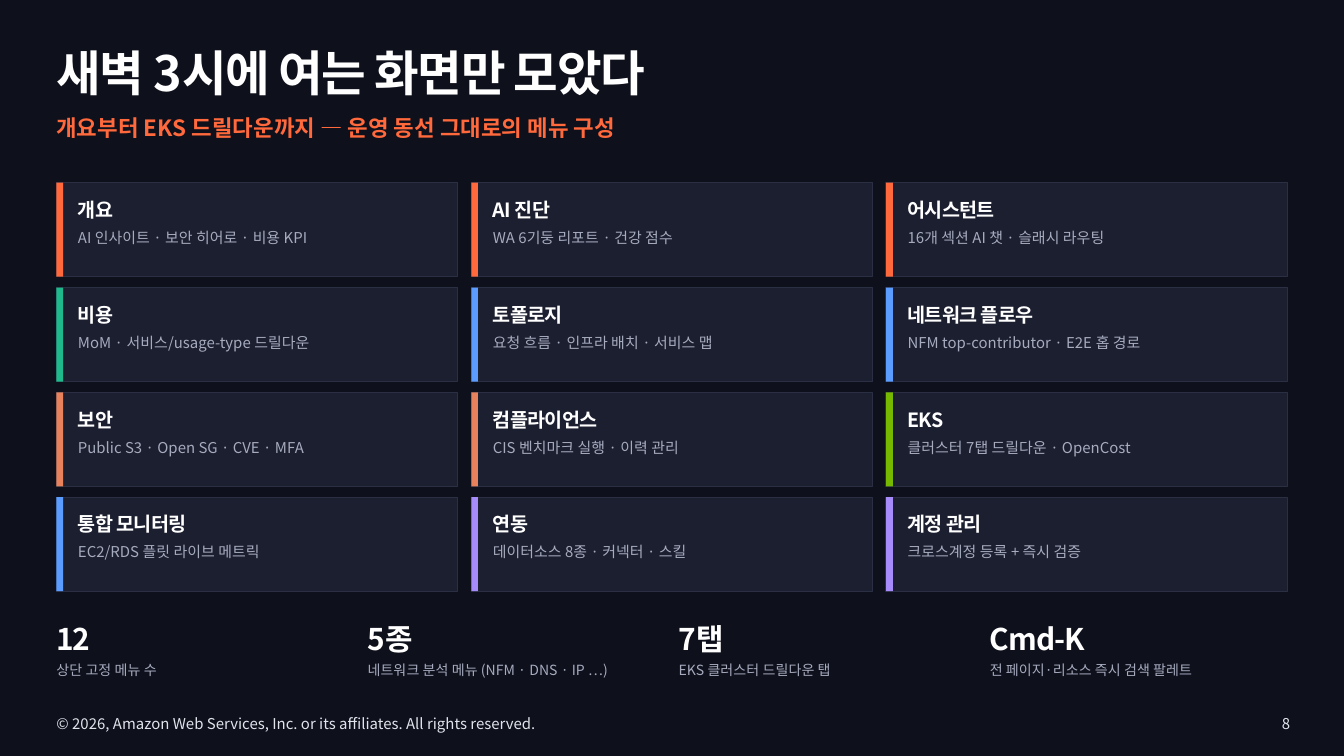
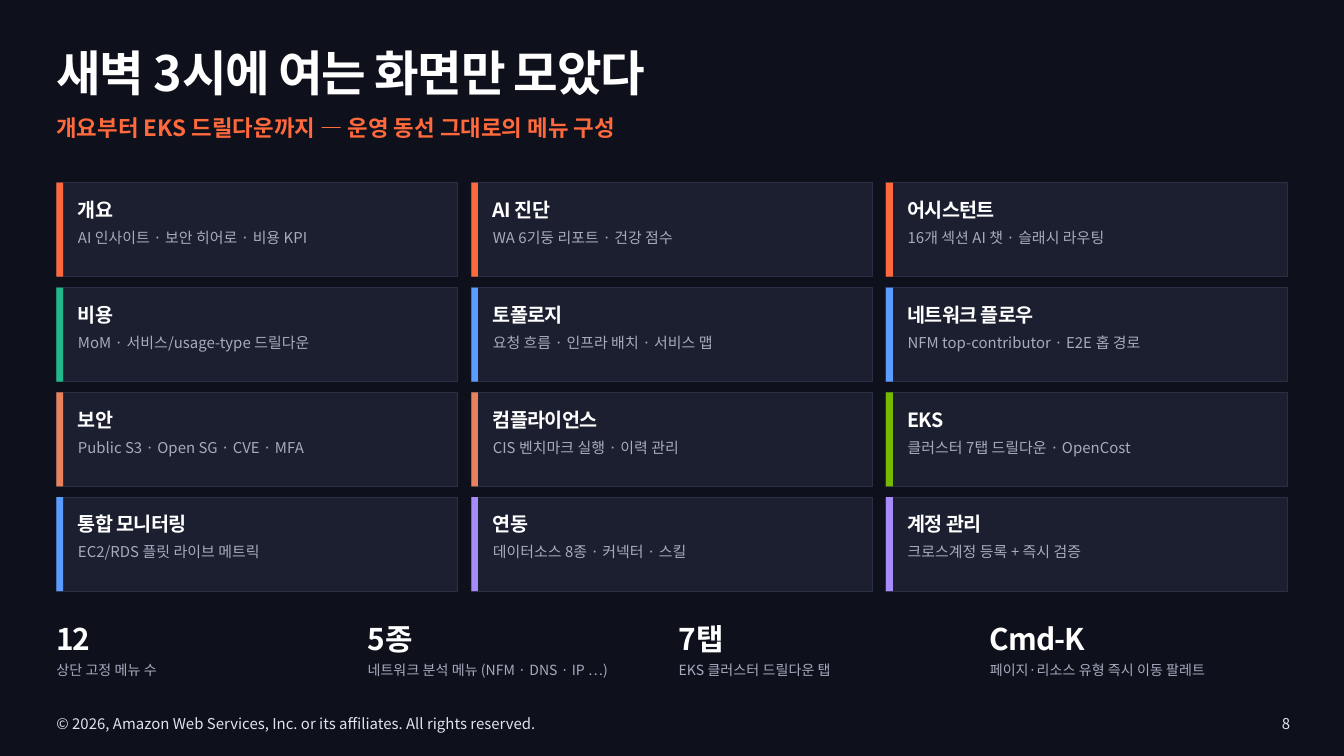
Before and after one commit to Atom-oh/awsops, a slide deck: slide 8 of docs-site/static/presentation/awsops-intro/awsops-intro.pptx. Drawn at 1344x756 pixels with LibreOffice and Linux fonts; fonts in the diff are those of the drawing. Boxes give left, top, right and bottom in pixels: in the first picture for what was removed or moved away, otherwise in the second. Text is boxed around its words. In the diff, an @@ line names an element or a change of style, - is before the commit and + after.

```diff
--- a/docs-site/static/presentation/awsops-intro/awsops-intro.pptx
+++ b/docs-site/static/presentation/awsops-intro/awsops-intro.pptx
@@ text at box(990, 663, 1205, 676): text changed @@
-전 페이지·리소스 즉시 검색 팔레트
+페이지·리소스 유형 즉시 이동 팔레트
```
Also in this commit, not shown: 2 other slides changed, 5 other files.
